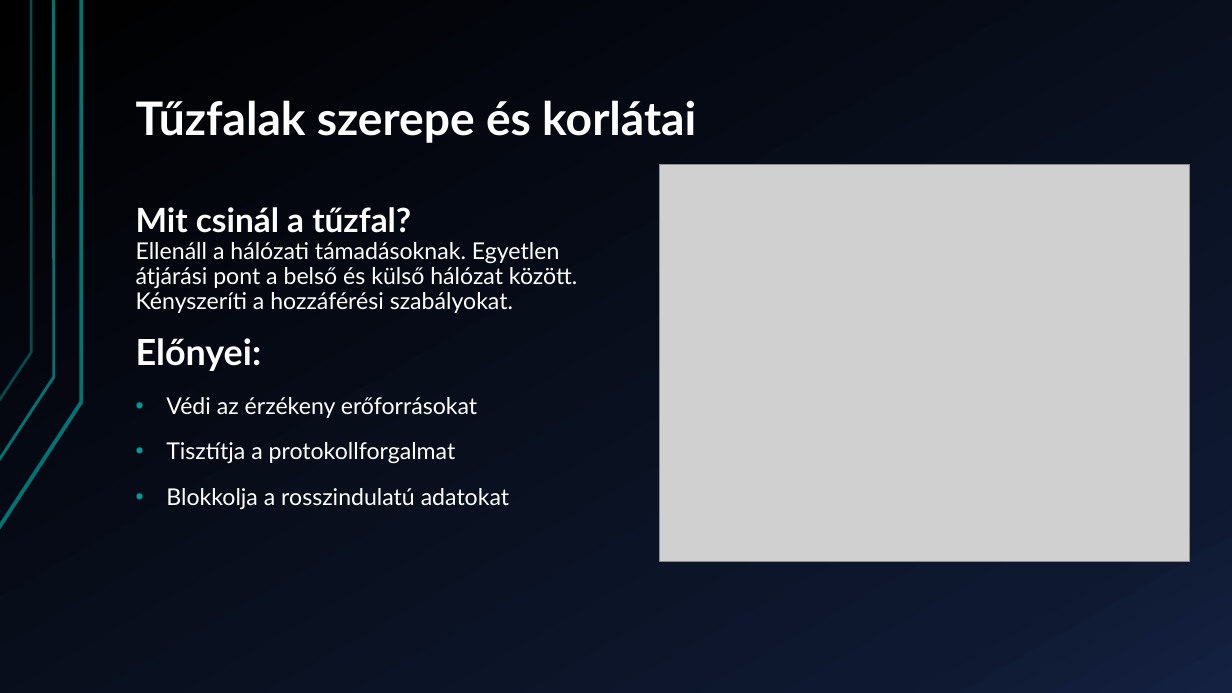
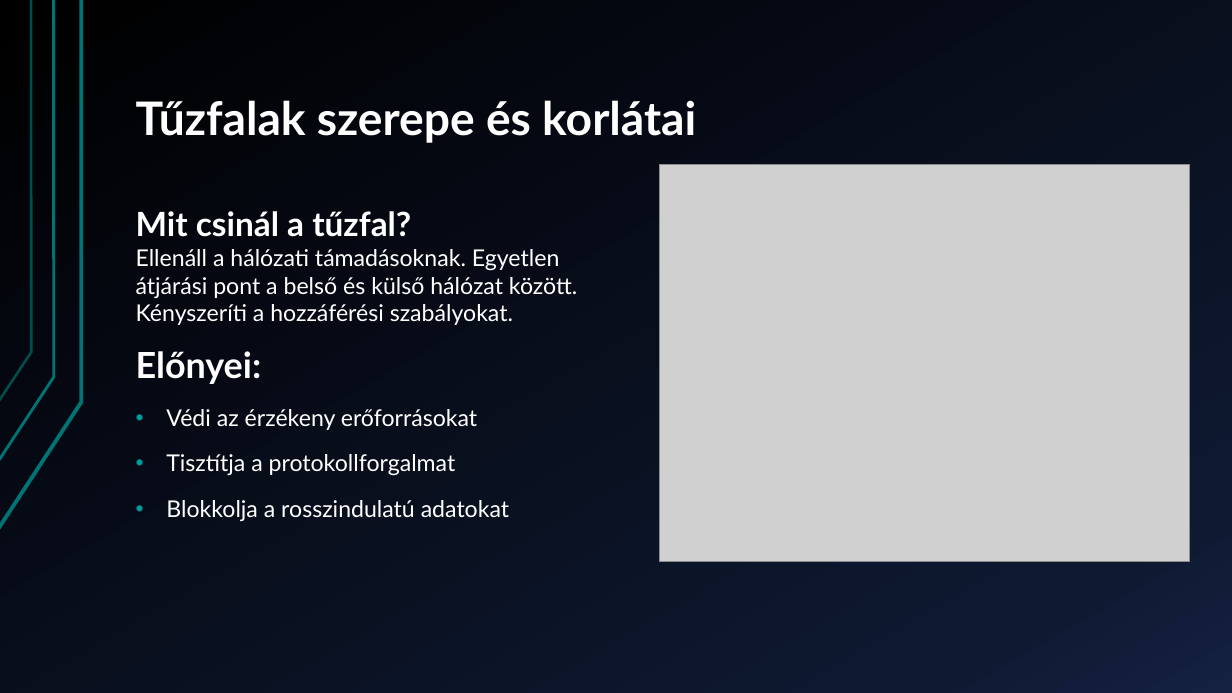
Before and after one commit to halasznoel/13.o, a slide deck: slide 4 of Hálózatok (CsBM)/Bevált hálózatbiztonsági gyakorlatok.pptx. Drawn at 1232x693 pixels with LibreOffice and Linux fonts; fonts in the diff are those of the drawing; grey boxes stand for pictures. Boxes give left, top, right and bottom in pixels: in the first picture for what was removed or moved away, otherwise in the second. Text is boxed around its words. In the diff, an @@ line names an element or a change of style, - is before the commit and + after.

```diff
--- a/Hálózatok (CsBM)/Bevált hálózatbiztonsági gyakorlatok.pptx
+++ b/Hálózatok (CsBM)/Bevált hálózatbiztonsági gyakorlatok.pptx
@@ text at box(136, 211, 577, 325): line spacing 0.9 to 1 @@
```
Also in this commit, not shown: 1 other slide changed, 4 other files.
